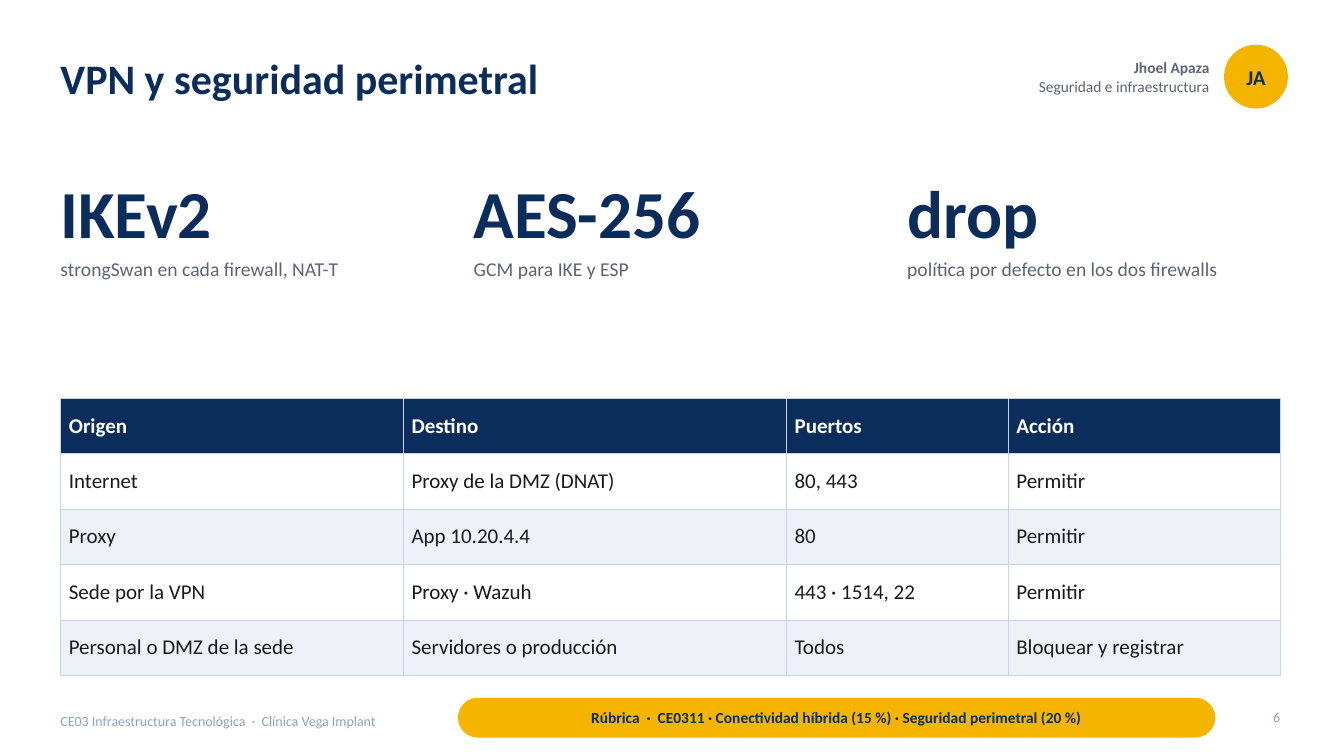
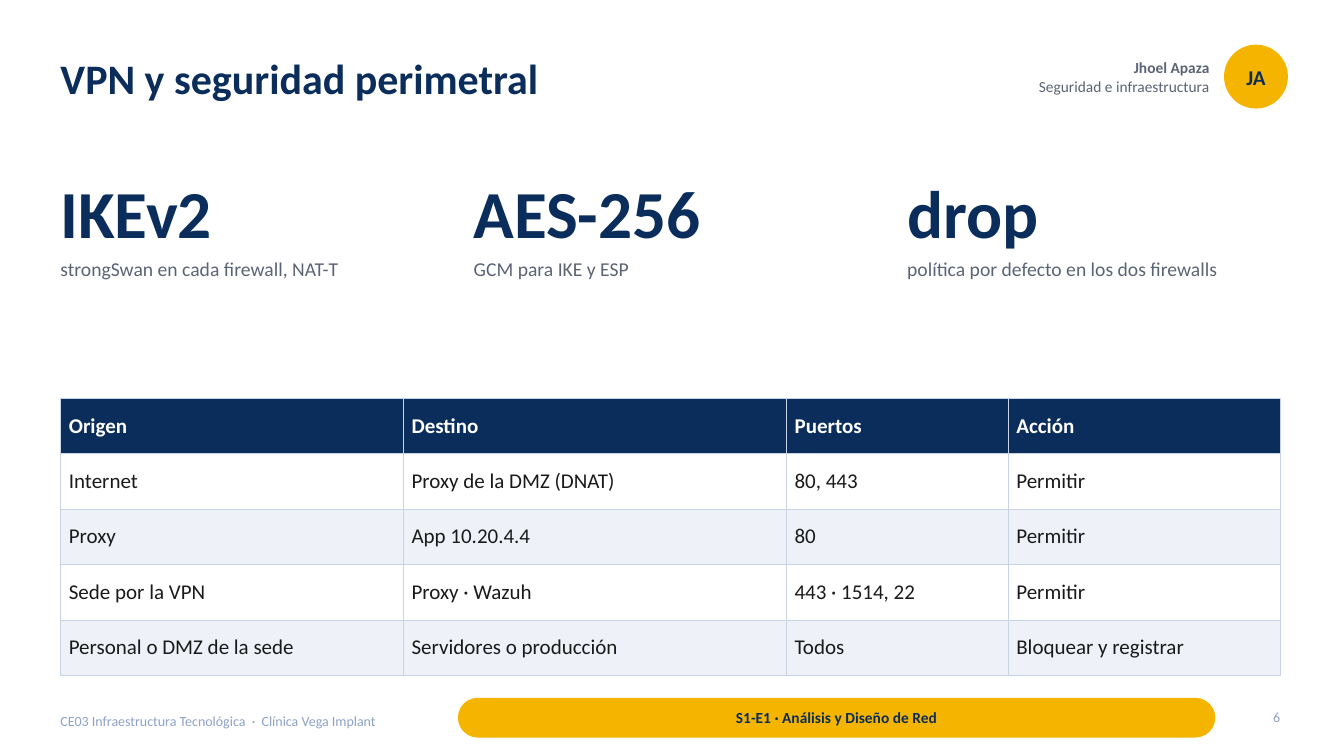
Before and after one commit to francalizaya266-sudo/venga-implantes, a slide deck: slide 6 of docs/entregables/CE03-infraestructura/presentaciones/CE03-Infraestructura-Tecnologica.pptx. Drawn at 1344x756 pixels with LibreOffice and Linux fonts; fonts in the diff are those of the drawing. Boxes give left, top, right and bottom in pixels: in the first picture for what was removed or moved away, otherwise in the second. Text is boxed around its words. In the diff, an @@ line names an element or a change of style, - is before the commit and + after.

```diff
--- a/docs/entregables/CE03-infraestructura/presentaciones/CE03-Infraestructura-Tecnologica.pptx
+++ b/docs/entregables/CE03-infraestructura/presentaciones/CE03-Infraestructura-Tecnologica.pptx
@@ text at bbox=[736, 712, 936, 726]: text changed @@
-Rúbrica · CE0311 · Conectividad híbrida (15 %) · Seguridad perimetral (20 %)
+S1-E1 · Análisis y Diseño de Red
```
Also in this commit, not shown: 22 other slides changed, 3 other files.
